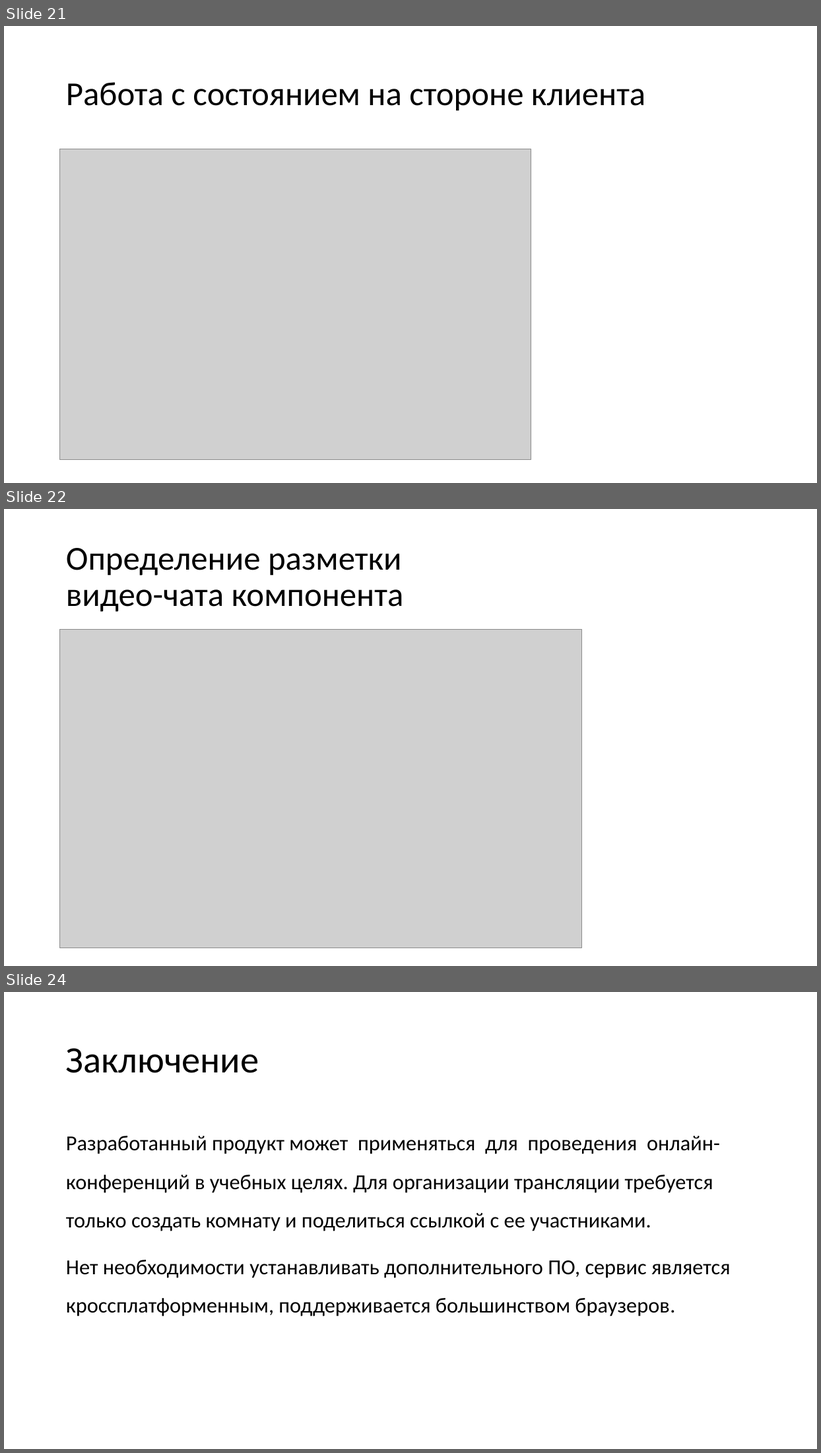
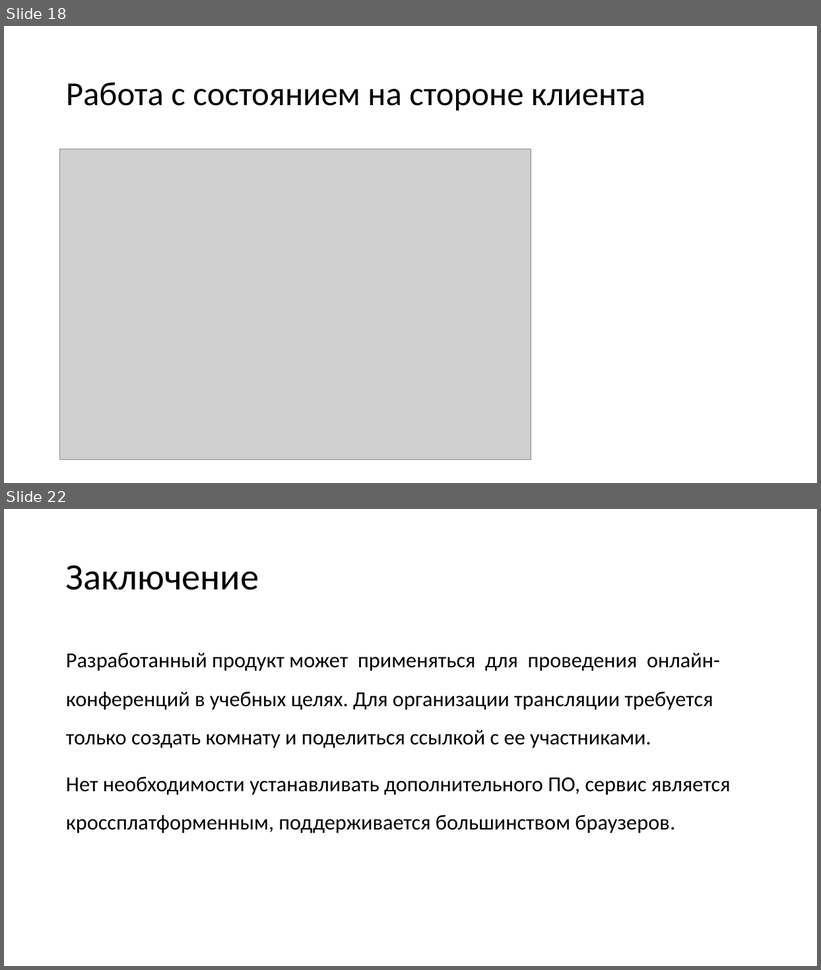
Before and after one commit to vladstarikov88/diploma, a slide deck: presentation.pptx. Shown one above the other, each under a label of ours: slides 21, 22 and 24 before the commit, slides 18 and 22 after it; the slides between them are not shown. The pictures are 821x1453 and 821x970 pixels, drawn with LibreOffice and Linux fonts; fonts in the diff are those of the drawing; grey boxes stand for pictures. Boxes give left, top, right and bottom in pixels: in the first picture for what was removed or moved away, otherwise in the second. Text is boxed around its words. In the diff, an @@ line names an element or a change of style, - is before the commit and + after.

```diff
--- a/presentation.pptx
+++ b/presentation.pptx
@@ slide 22 removed at [4,509,817,966], background #FFFFFF @@
@@ title removed at [66,548,404,612] @@
-Определение разметки
-видео-чата компонента
@@ picture removed at [60,629,582,948] @@
@@ what was slide 21 is now slide 18 @@
@@ what was slide 24 is now slide 22 @@
```
Also in this commit, not shown: 2 slides changed, 6 slides added, 7 other slides removed, 2 other files.
